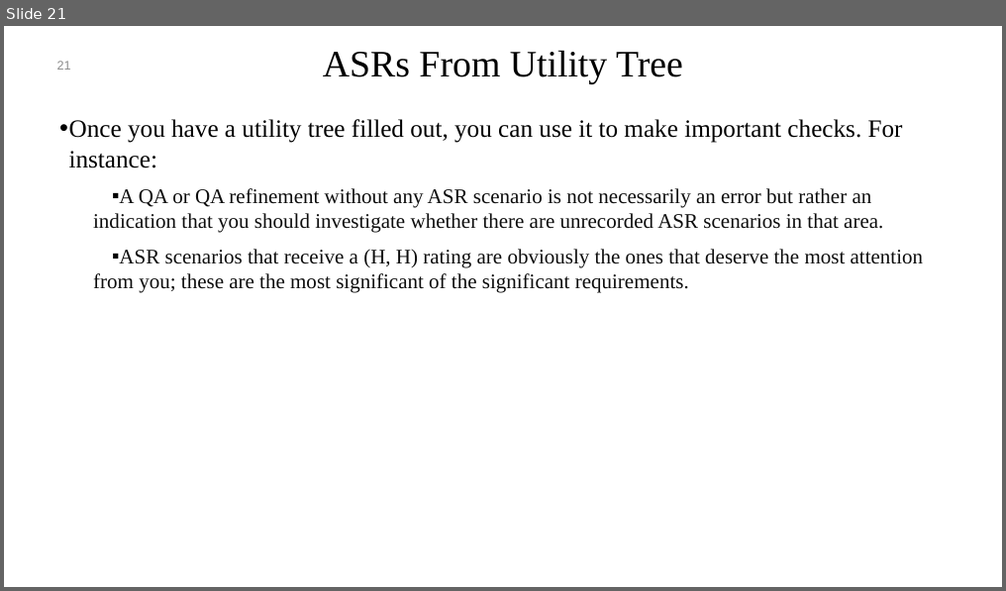
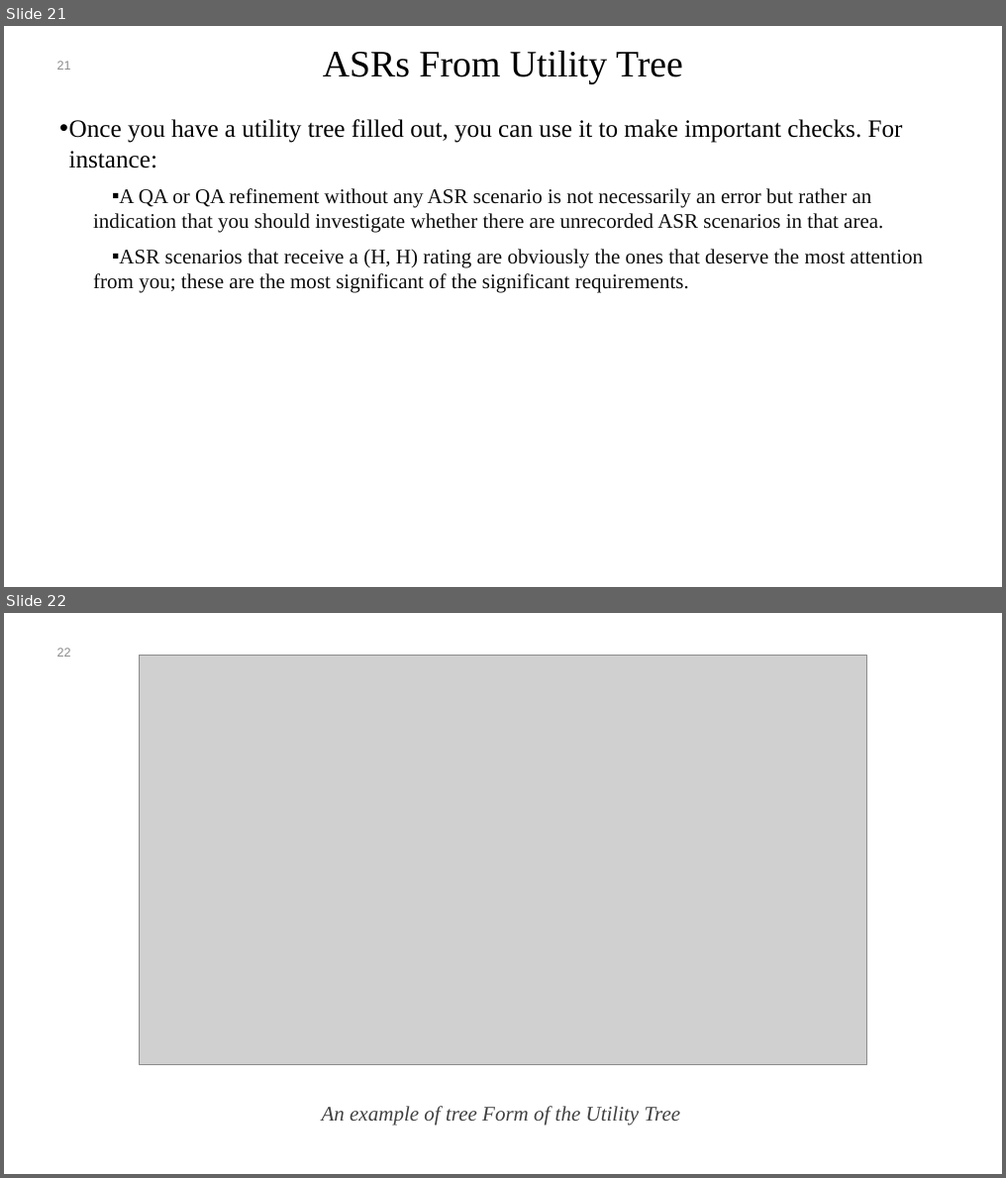
Before and after one commit to mohamad-khorsandi/slides-of-software-architecture-in-practice-4th-ed, a slide deck: chapter 19.pptx. Shown one above the other, each under a label of ours: slide 21 before the commit, slides 21 and 22 after it. The pictures are 1006x591 and 1006x1178 pixels, drawn with LibreOffice and Linux fonts; fonts in the diff are those of the drawing; grey boxes stand for pictures; background and template pictures are left out. Boxes give left, top, right and bottom in pixels: in the first picture for what was removed or moved away, otherwise in the second. Text is boxed around its words. In the diff, an @@ line names an element or a change of style, - is before the commit and + after.

```diff
--- a/chapter 19.pptx
+++ b/chapter 19.pptx
@@ slide 22 added at bbox=[4, 613, 1002, 1174], background #FFFFFF @@
@@ page number added at bbox=[57, 648, 71, 657], 12 pt, text #8C8C8C @@
+22
@@ picture added at bbox=[140, 656, 867, 1065] @@
@@ text added at bbox=[322, 1106, 681, 1125], 20 pt, text #404040, italic @@
+An example of tree Form of the Utility Tree
```
Also in this commit, not shown: 2 slides changed, 10 other files.
